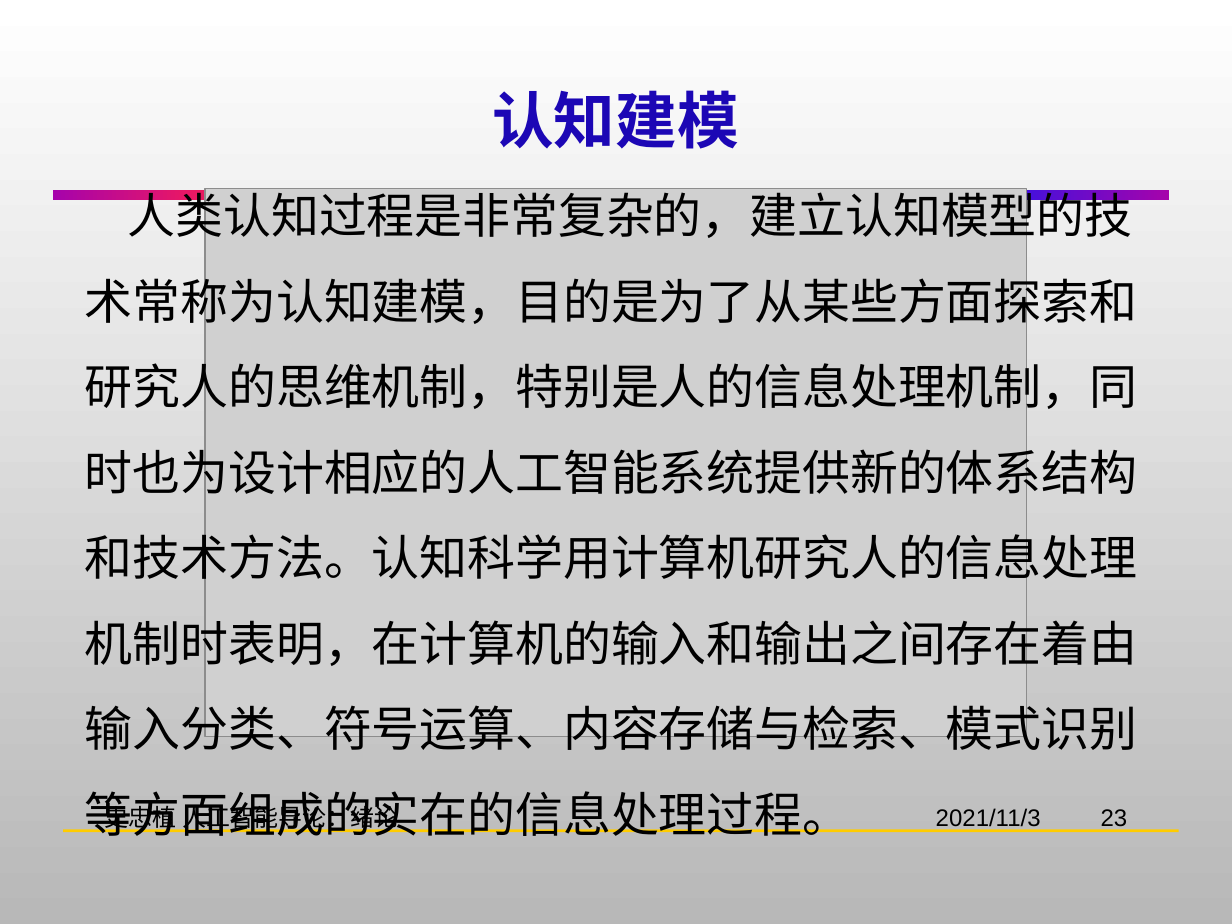
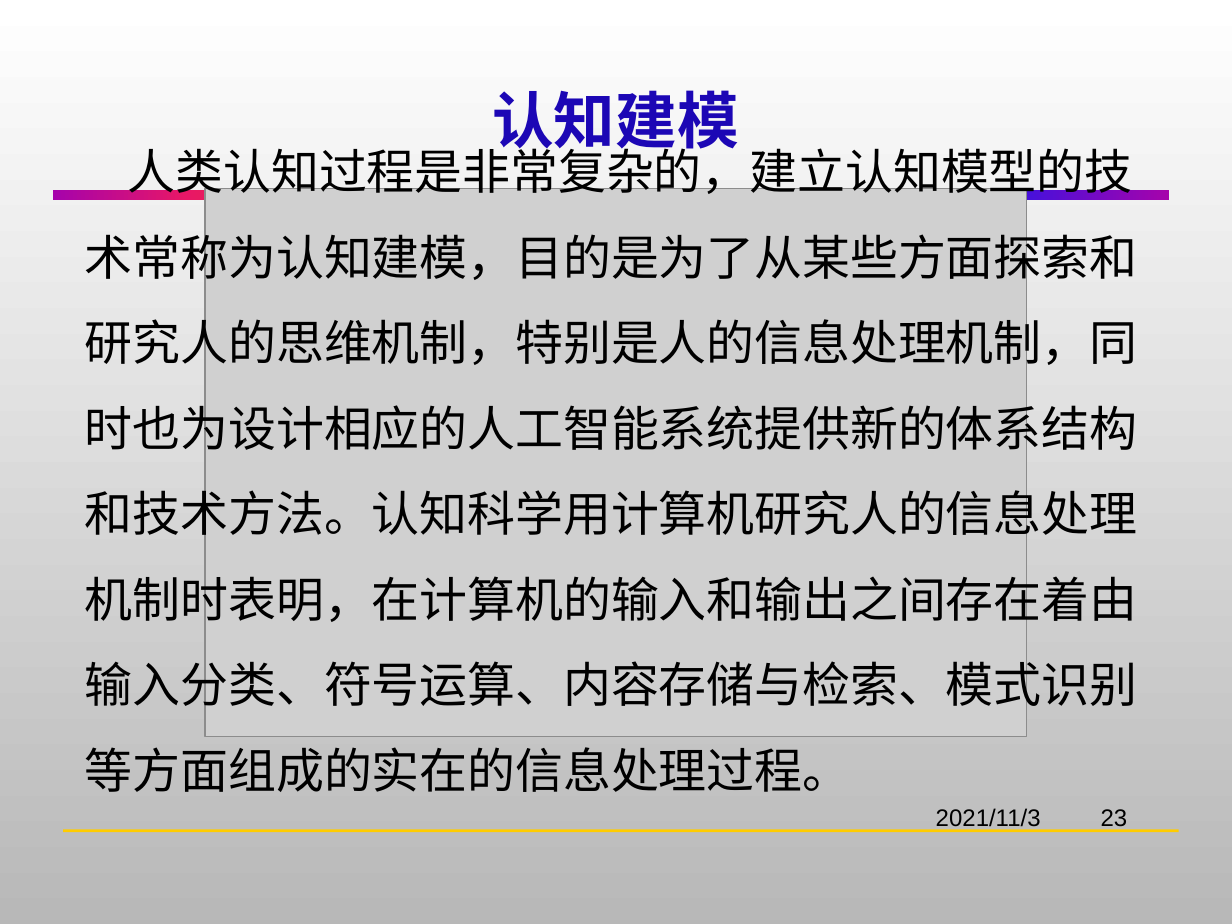
Before and after one commit to HBU/Artificial_Intelligence, a slide deck: slide 23 of AI-PPT-史忠植/AI01绪论.pptx. Drawn at 1232x924 pixels with LibreOffice and Linux fonts; fonts in the diff are those of the drawing; grey boxes stand for pictures; background and template pictures are left out. Boxes give left, top, right and bottom in pixels: in the first picture for what was removed or moved away, otherwise in the second. Text is boxed around its words. In the diff, an @@ line names an element or a change of style, - is before the commit and + after.

```diff
--- a/AI-PPT-史忠植/AI01绪论.pptx
+++ b/AI-PPT-史忠植/AI01绪论.pptx
@@ text "人类认知过程是非常复杂的，建立认知模型的技术常称为认知建模，目的是为了从某些方面探索和研究人的思维机制，特别是人的信息处 ..." rewrapped from (85, 188, 1138, 836) to (85, 140, 1138, 792) @@
@@ text removed at (105, 802, 398, 833) @@
-史忠植 人工智能导论：绪论
```
Also in this commit, not shown: 43 other slides changed, 1 other file.
